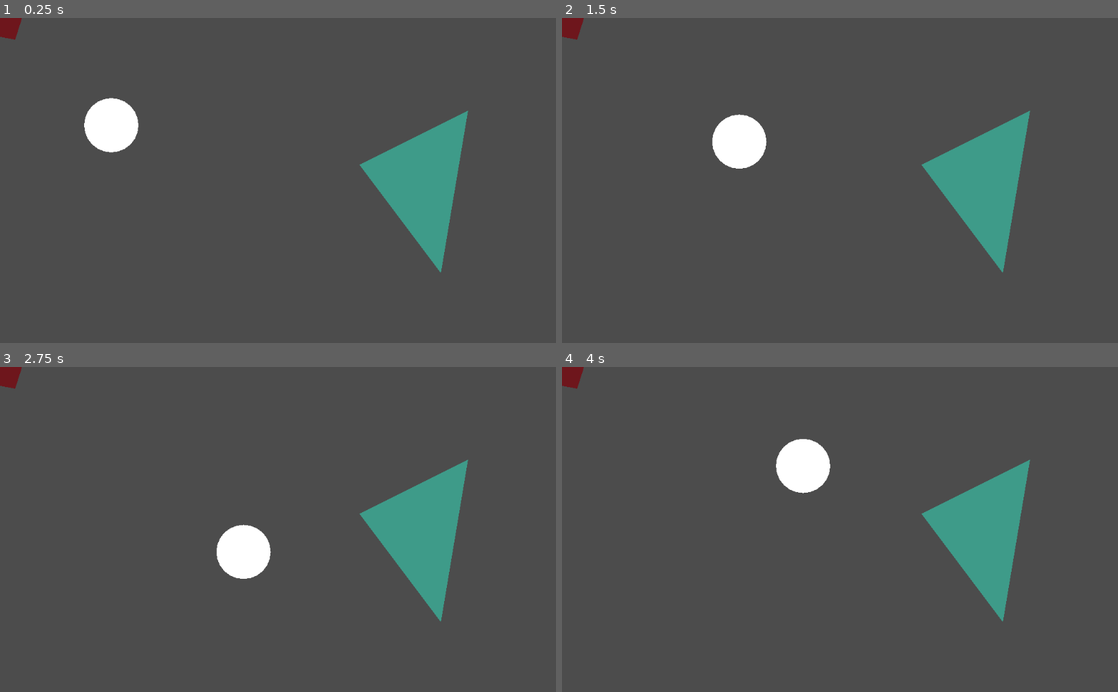
Above: before the commit, frames 1-4 (two rows, left to right).
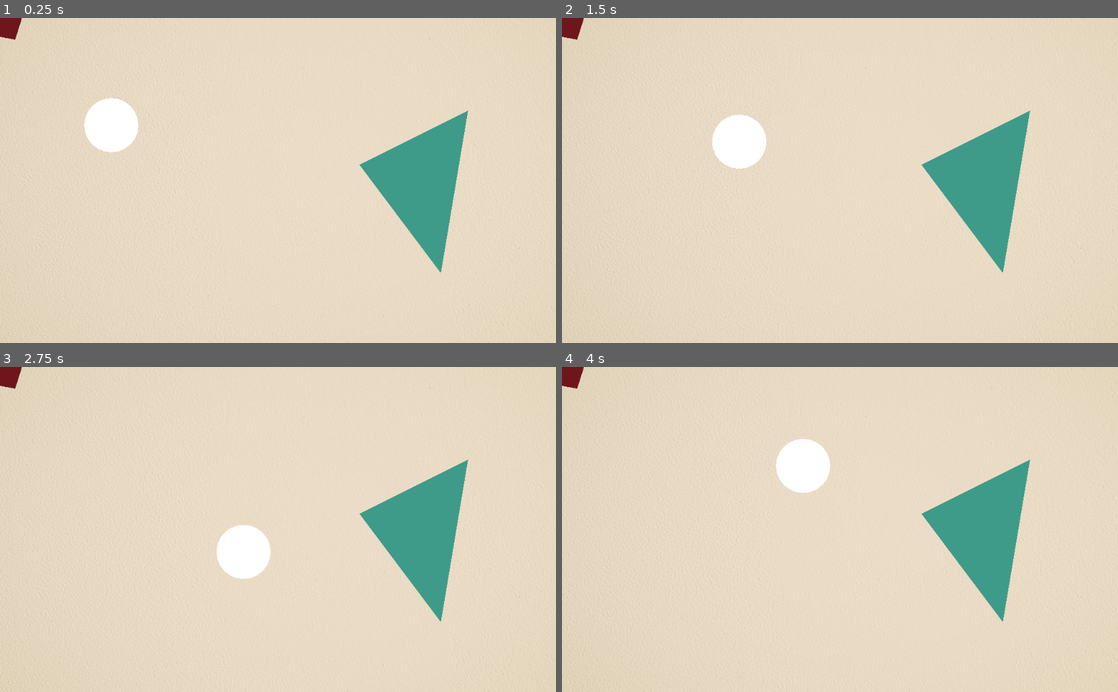
Above: after the commit, the same moments.

Repository: Binney/harvest
Game: Godot game, scene res://Level1.tscn
Same seed, same stepped clock (60 frames per second), same inputs: the game is played once before the commit and once after it.
Inputs (mouse positions are in pixels of both pictures, inside the frame that each line leads up to):
- Up to frame 1 (0.25 s): no input
- Up to frame 2 (1.5 s): tap Enter at 0.5 s; move the mouse to (962, 164) at 0.52 s; hold Right (ui_right) 0.53-1.28 s; click (962, 164) at 0.67 s; move the mouse to (728, 196) at 1.27 s; hold Down (ui_down) from 1.28 s (still down)
- Up to frame 3 (2.75 s): move the mouse to (333, 458) at 2.02 s; release Down (ui_down) at 2.03 s; hold Right (ui_right) from 2.03 s (still down)
- Up to frame 4 (4 s): move the mouse to (812, 594) at 2.77 s; release Right (ui_right) at 2.78 s; hold Up (ui_up) 2.78-3.53 s; click (812, 594) at 2.92 s; move the mouse to (1006, 578) at 3.52 s; hold Left (ui_left) from 3.53 s (still down)

The runs differ from the first frame. In frame 1, 94% of the frame differs, in the area x 0-100%, y 0-100%; in frame 2, 94%; in frame 3, 94%; in frame 4, 94%.

Commit message:
switch background to sprite so it doesn't eat clicks

Diff:
--- a/Level1.tscn
+++ b/Level1.tscn
@@ -8,11 +8,9 @@
 [node name="Node2D" type="Node2D"]
 script = ExtResource( 4 )
 
-[node name="TextureRect" type="TextureRect" parent="."]
-visible = false
-margin_right = 1024.0
-margin_bottom = 600.0
+[node name="Background" type="Sprite" parent="."]
 texture = ExtResource( 1 )
+centered = false
 
 [node name="Dinsky" parent="." instance=ExtResource( 2 )]
 position = Vector2( 205, 198 )
